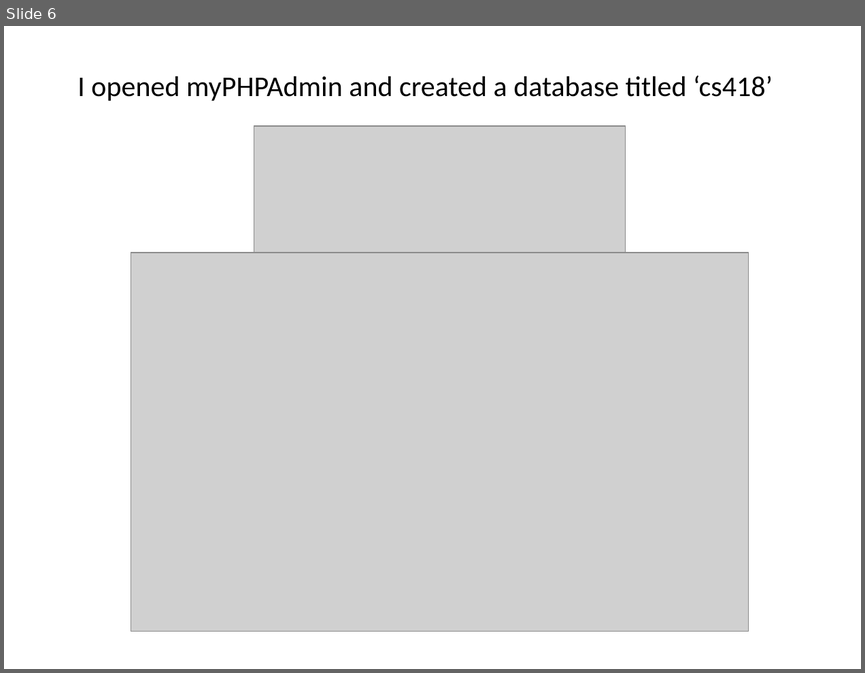
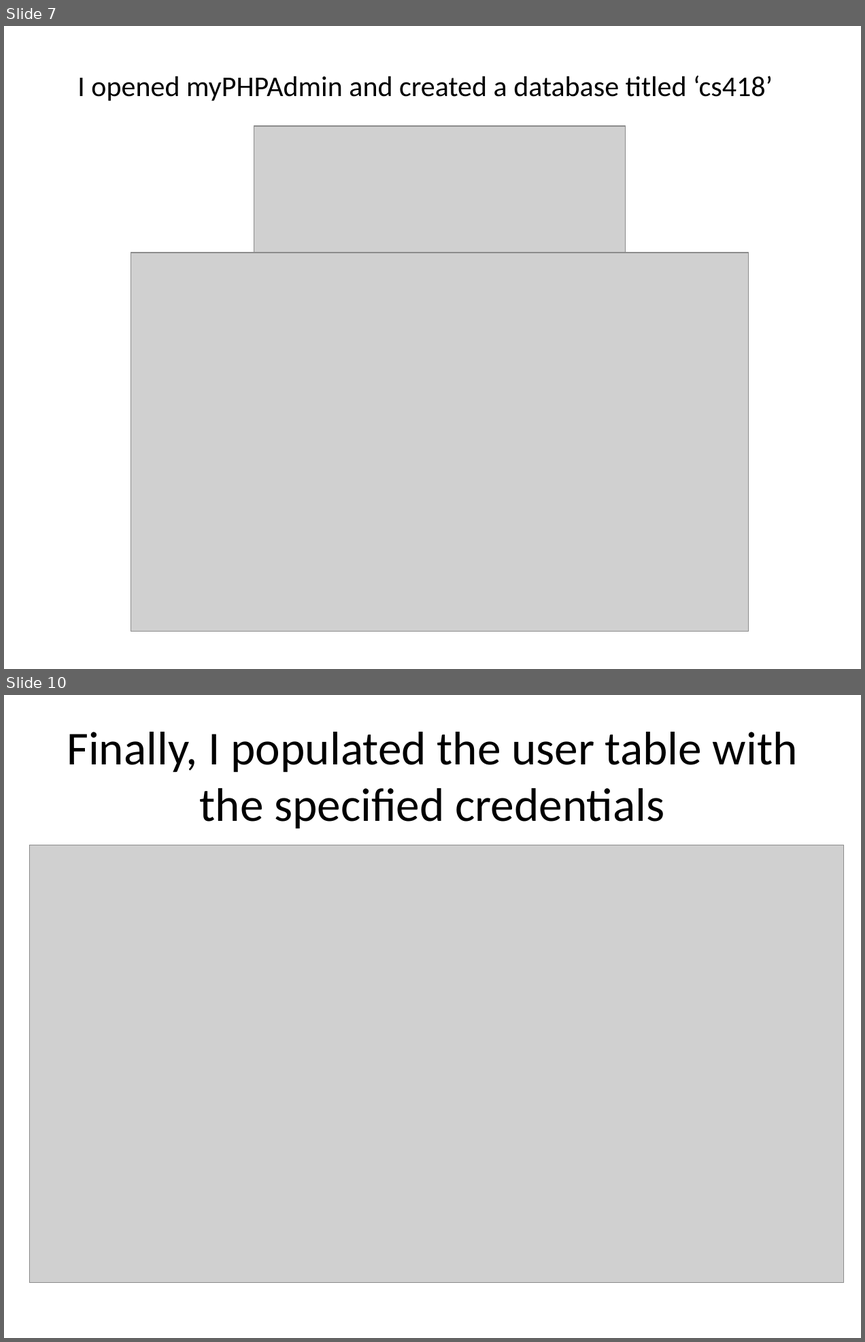
Before and after one commit to chateague/ODUCS418, a slide deck: Project 1 Status Report.pptx. Shown one above the other, each under a label of ours: slide 6 before the commit, slides 7 and 10 after it; the slides between them are not shown. The pictures are 865x673 and 865x1342 pixels, drawn with LibreOffice and Linux fonts; fonts in the diff are those of the drawing; grey boxes stand for pictures. Boxes give left, top, right and bottom in pixels: in the first picture for what was removed or moved away, otherwise in the second. Text is boxed around its words. In the diff, an @@ line names an element or a change of style, - is before the commit and + after.

```diff
--- a/Project 1 Status Report.pptx
+++ b/Project 1 Status Report.pptx
@@ slide 10 added at <box>4,695,861,1338</box>, background #FFFFFF @@
@@ title added at <box>67,732,798,829</box>, 39.6 pt, text #000000 @@
+Finally, I populated the user table with the specified credentials
@@ picture added at <box>30,845,844,1283</box> @@
@@ what was slide 6 is now slide 7 @@
```
Also in this commit, not shown: 3 slides changed, 1 other slide added, 3 other files.
